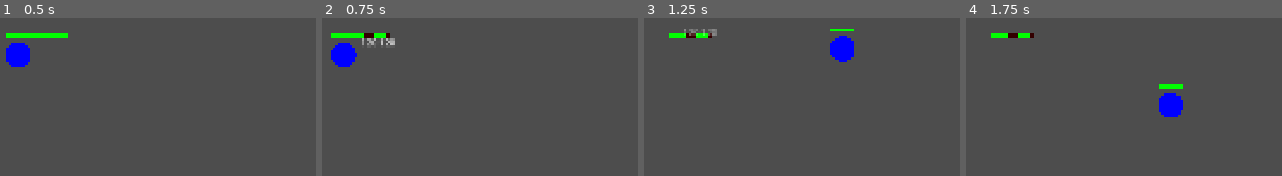
Above: before the commit, frames 1-4 (left to right).
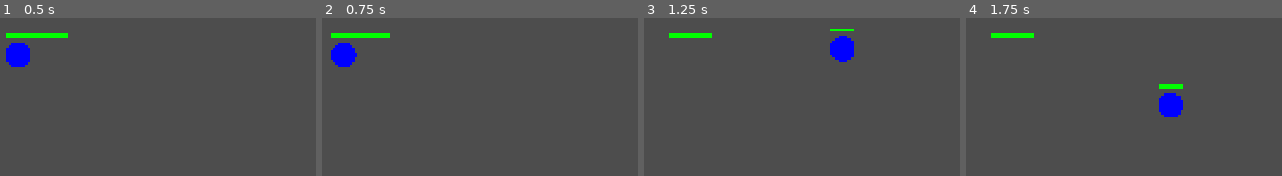
Above: after the commit, the same moments.

Repository: JoeyDD27/1v1-hero-game-demo-version
Game: Godot game, scene res://scenes/BattleScene.tscn
Same seed, same stepped clock (60 frames per second), same inputs: the game is played once before the commit and once after it. This scene is started directly instead of the project's main scene.
Inputs (mouse positions are in pixels of both pictures, inside the frame that each line leads up to):
- Up to frame 1 (0.5 s): no input
- Up to frame 2 (0.75 s): tap Enter at 0.5 s; move the mouse to (outside the picture) at 0.52 s; hold D (move_right) from 0.53 s (still down); tap E (ability_e) at 0.6 s
- Up to frame 3 (1.25 s): keep holding D (move_right); tap Q (ability_q) at 0.8 s
- Up to frame 4 (1.75 s): move the mouse to (1114, 78) at 1.27 s; release D (move_right) at 1.28 s; hold S (move_down) from 1.28 s (still down); tap Q (ability_q) at 1.35 s; click (1114, 78) at 1.55 s

Frame 1 is identical in both runs. In frame 2, 0.4% of the frame differs, in the area x 12-24%, y 9-18%; in frame 3, 0.4%; in frame 4, 0.1%.
Error after the commit: Invalid call. Nonexistent function 'has' in base 'CharacterBody2D (Hero.gd)'. (res://scripts/core/Hero.gd:608)

Commit message:
combat bug fix 2.0

Diff:
--- a/scripts/core/Hero.gd
+++ b/scripts/core/Hero.gd
@@ -333,8 +333,19 @@
 	"""Apply damage to hero - call this via RPC for network sync"""
 	# If multiplayer is active, route through RPC to authority
 	if multiplayer.multiplayer_peer != null:
-		# Call RPC on this hero - it will execute on the authority
-		apply_damage_rpc.rpc(amount)
+		# If we're the authority, apply directly (no RPC needed)
+		if is_multiplayer_authority():
+			_apply_damage_internal(amount)
+			return
+
+		# Get the authority peer ID (the owner of this hero)
+		var authority_peer = get_multiplayer_authority()
+		if authority_peer != 0 and authority_peer != multiplayer.get_unique_id():
+			# Call RPC on the authority peer specifically
+			apply_damage_rpc.rpc_id(authority_peer, amount)
+		else:
+			# Fallback: try broadcasting (less reliable)
+			apply_damage_rpc.rpc(amount)
 		return
 
 	# Single player - apply damage directly
@@ -372,6 +383,8 @@
 	"""RPC to apply damage - only executes on authority"""
 	# Safety check: ensure multiplayer is active
 	if multiplayer.multiplayer_peer == null:
+		# Single player mode - apply directly
+		_apply_damage_internal(amount)
 		return
 
 	# Only process on the authority (owner of this hero)
@@ -436,20 +449,17 @@
 	# Set attack cooldown
 	attack_cooldown = 1.0 / attack_speed
 
-	# Network sync attack - execute on authority
-	if multiplayer.multiplayer_peer != null:
-		# Call RPC which will execute on authority (local if we're authority, remote if not)
-		perform_attack.rpc(attack_dir)
-	else:
-		# Single player mode - execute directly
-		perform_attack(attack_dir)
-
-@rpc("authority", "call_local", "reliable")
+	# Network sync attack
+	perform_attack.rpc(attack_dir)
+
+@rpc("any_peer", "call_local", "reliable")
 func perform_attack(direction: Vector2):
-	"""Perform attack in given direction - only executes on authority"""
-	# This RPC only executes on the authority (the owner of this hero)
-	# In multiplayer, if caller is authority, executes locally
-	# In single player, executes directly
+	"""Perform attack in given direction"""
+	# Safety check: ensure multiplayer is active
+	if multiplayer.multiplayer_peer == null:
+		return
+	if not is_multiplayer_authority():
+		return  # Only process on authority
 
 	match hero_type:
 		"Fighter":
@@ -467,20 +477,25 @@
 	query.shape = shape
 	query.transform.origin = position
 
+	# Exclude self from query
+	query.exclude = [self]
+
 	var results = space_state.intersect_shape(query)
 
 	for result in results:
 		var body = result.collider
 		if body.has_method("take_damage") and body != self:
-			# Check if enemy is in attack direction (cone check)
-			var to_enemy = (body.global_position - position).normalized()
-			var dot = direction.dot(to_enemy)
-
-			# Cone check: enemy must be in front (dot > 0.5 for ~60 degree cone)
-			if dot > 0.5:
-				var distance = position.distance_to(body.global_position)
-				if distance <= attack_range:
-					body.take_damage(attack_damage)
+			# Check if it's an enemy (different player_id)
+			if body.has("player_id") and body.player_id != player_id:
+				# Check if enemy is in attack direction (cone check)
+				var to_enemy = (body.global_position - position).normalized()
+				var dot = direction.dot(to_enemy)
+
+				# Cone check: enemy must be in front (dot > 0.5 for ~60 degree cone)
+				if dot > 0.5:
+					var distance = position.distance_to(body.global_position)
+					if distance <= attack_range:
+						body.take_damage(attack_damage)
 
 func _ranged_attack(direction: Vector2):
 	"""Ranged attack - spawn projectile"""
@@ -519,10 +534,6 @@
 	if is_dead or ability_q_cooldown > 0.0:
 		return
 
-	# Only execute on authority (the owner of this hero)
-	if multiplayer.multiplayer_peer != null and not is_multiplayer_authority():
-		return
-
 	match hero_type:
 		"Fighter":
 			ability_dash()
@@ -532,17 +543,11 @@
 			ability_fireball()
 
 	ability_q_cooldown = ability_q_max_cooldown
-	# Network sync ability - visual sync only
-	if multiplayer.multiplayer_peer != null:
-		use_ability.rpc("q")
+	use_ability.rpc("q")
 
 func use_ability_e():
 	"""Use E ability"""
 	if is_dead or ability_e_cooldown > 0.0:
-		return
-
-	# Only execute on authority (the owner of this hero)
-	if multiplayer.multiplayer_peer != null and not is_multiplayer_authority():
 		return
 
 	match hero_type:
@@ -554,17 +559,16 @@
 			ability_teleport()
 
 	ability_e_cooldown = ability_e_max_cooldown
-	# Network sync ability - visual sync only
-	if multiplayer.multiplayer_peer != null:
-		use_ability.rpc("e")
+	use_ability.rpc("e")
 
 @rpc("any_peer", "call_local", "reliable")
 func use_ability(ability: String):
-	"""Network sync for ability usage - visual sync only"""
-	# This RPC is for visual synchronization only
-	# The actual ability execution happens locally in use_ability_q/use_ability_e
-	# which are called before this RPC
-	pass
+	"""Network sync for ability usage"""
+	# Safety check: ensure multiplayer is active
+	if multiplayer.multiplayer_peer == null:
+		return
+	if not is_multiplayer_authority():
+		return  # Visual effects only on non-authority
 
 # Fighter Abilities
 func ability_dash():
@@ -592,14 +596,19 @@
 	query.shape = shape
 	query.transform.origin = position
 
+	# Exclude self from query
+	query.exclude = [self]
+
 	var results = space_state.intersect_shape(query)
 
 	for result in results:
 		var body = result.collider
 		if body.has_method("take_damage") and body != self:
-			var distance = position.distance_to(body.global_position)
-			if distance <= bash_radius:
-				body.take_damage(bash_damage)
+			# Check if it's an enemy (different player_id)
+			if body.has("player_id") and body.player_id != player_id:
+				var distance = position.distance_to(body.global_position)
+				if distance <= bash_radius:
+					body.take_damage(bash_damage)
 
 # Shooter Abilities
 var rapid_fire_active: bool = false
@@ -632,15 +641,20 @@
 	query.shape = shape
 	query.transform.origin = position
 
+	# Exclude self from query
+	query.exclude = [self]
+
 	var results = space_state.intersect_shape(query)
 
 	for result in results:
 		var body = result.collider
 		if body.has_method("take_damage") and body != self:
-			var distance = position.distance_to(body.global_position)
-			if distance < nearest_distance:
-				nearest_distance = distance
-				nearest_enemy = body
+			# Check if it's an enemy (different player_id)
+			if body.has("player_id") and body.player_id != player_id:
+				var distance = position.distance_to(body.global_position)
+				if distance < nearest_distance:
+					nearest_distance = distance
+					nearest_enemy = body
 
 	if nearest_enemy:
 		# Push enemy away
@@ -667,14 +681,19 @@
 	query.shape = shape
 	query.transform.origin = mouse_pos
 
+	# Exclude self from query
+	query.exclude = [self]
+
 	var results = space_state.intersect_shape(query)
 
 	for result in results:
 		var body = result.collider
 		if body.has_method("take_damage") and body != self:
-			var distance = mouse_pos.distance_to(body.global_position)
-			if distance <= fireball_radius:
-				body.take_damage(fireball_damage)
+			# Check if it's an enemy (different player_id)
+			if body.has("player_id") and body.player_id != player_id:
+				var distance = mouse_pos.distance_to(body.global_position)
+				if distance <= fireball_radius:
+					body.take_damage(fireball_damage)
 
 func ability_teleport():
 	"""Mage E: Instant movement to nearby location"""
--- a/scripts/core/Projectile.gd
+++ b/scripts/core/Projectile.gd
@@ -74,9 +74,7 @@
 		if body.has_method("take_damage") and body != self:
 			# Make sure it's an enemy hero
 			if body.has("player_id") and body.player_id != owner_peer_id:
-				# Check invincibility - use get() with default false if property doesn't exist
-				var is_invincible = body.get("is_invincible", false)
-				if not is_invincible:
+				if not body.has("is_invincible") or not body.is_invincible:
 					body.take_damage(damage)
 					queue_free()
 					return
